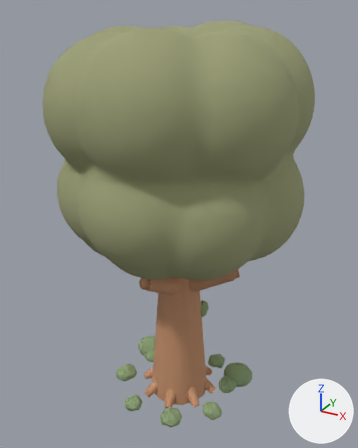
Two versions of the glTF model assets/models/13-small-tree/13-small-tree.glb, one commit apart.
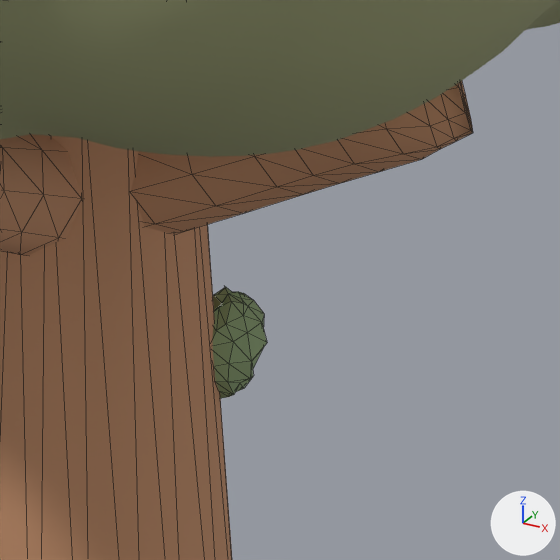
The first picture shows the older version from a camera (50 mm lens) standing at (1.92, -3.5, 3.57) and looking at (-0.02, 0.04, 1.8). The close-ups show the older and then the newer version on the part from 47% to 71% of the width and 57% to 76% of the height of that picture. Only the edits that show in the close-ups are written down. Lighting does not change. The marker at lower right points along +X, +Y and +Z. The close-ups show mesh edges as thin lines. Vertices at exactly the same position are counted once.

In view in the first close-up: 'BranchB', 'BranchR', 'Canopy', 'MossPatch', 'Trunk'.
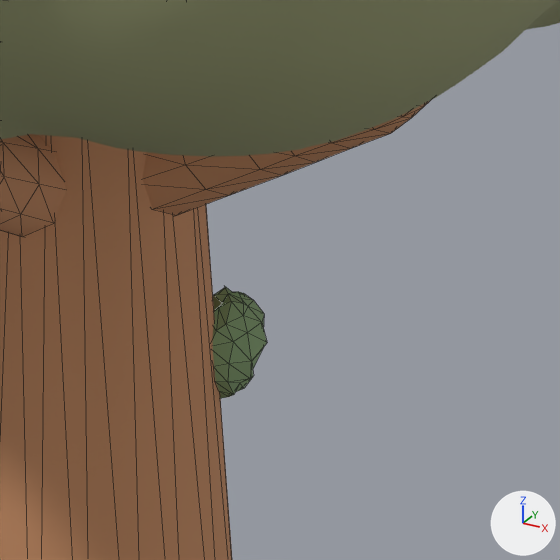
Pixel boxes (x1, y1, x2, y2) of what changed, in the close-ups (560 x 560 px):
'BranchR', reshaped: before (131, 81, 473, 235); after (142, 100, 431, 216)

What the commit changed:
me_branchr_mesh is used by ob_branchr; location (0.0, 0.0, 0.0).
me_branchr_mesh had 102 vertices, 200 faces and spanned x 0.008..0.608, y -0.122..0.105, z 1.153..1.57.
me_branchr_mesh now has 102 vertices, 200 faces and spans x 0.015..0.547, y -0.096..0.085, z 1.172..1.572.
me_branchr_mesh part 1: 101 of 102 vertices moved; they spanned x 0.008..0.608, y -0.122..0.105, z 1.153..1.57 and now span x 0.015..0.547, y -0.096..0.085, z 1.172..1.572; mean shift (-0.036, 0.003, 0.004); largest move (0.592, -0.064, 1.551) -> (0.519, -0.057, 1.56).
